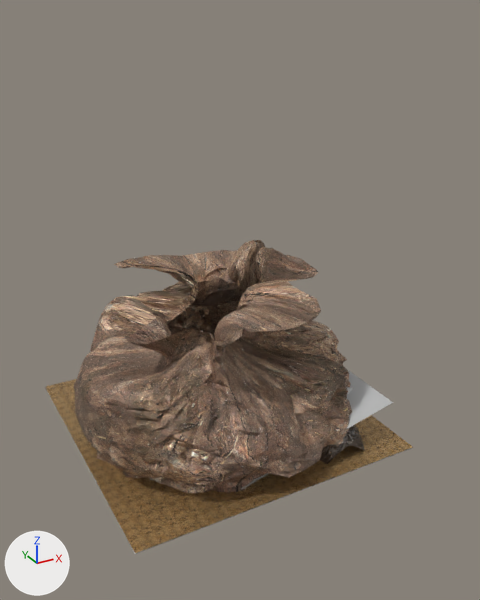
Two versions of the FBX model src/assets/demo.fbx, one commit apart.
Rendered twice from a 50 mm lens placed at (-2.76, -5.58, 4.1), pointed at (0.17, -0.26, 1.44). The lights are fixed; the arrows at lower left show +X, +Y and +Z. Where no turn or scale is listed for an object, it has been applied to the vertices.

Script lines for the objects in view, before the commit:
```python
ob_ground = bpy.data.objects.new('Ground', me_mesh_024)
ob_ground.location = (0.0, 0.0, 0.0)
ob_rock = bpy.data.objects.new('rock', me_mesh_022)
ob_rock.location = (0.53, -0.06, -0.05)
ob_wall1 = bpy.data.objects.new('Wall1', me_mesh_023)
ob_wall1.location = (0.0, 0.0, 0.71)
# also in view: 'pPlane1' at (0.53, 0.0, 0.22)
```
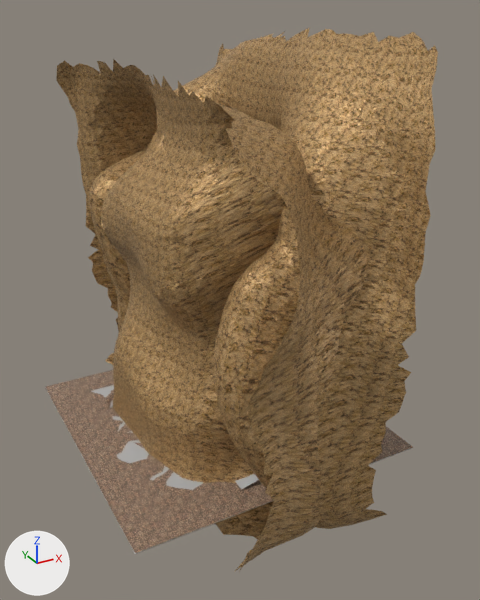
Where the change shows, as pixel boxes (x1, y1, x2, y2) in the pictures (480 x 600 px):
'pPlane2', added: after (56, 59, 367, 572)
'pPlane3', added: after (89, 28, 438, 529)
'Wall1', deleted: before (74, 240, 352, 493)
'Ground', recoloured: (45, 370, 412, 553) in both
'pPlane1', unchanged, covered by the edit: before (241, 370, 393, 489); after (235, 474, 259, 489)
'Ground1', unchanged, uncovered by the edit: before (48, 393, 413, 554); after (48, 385, 413, 554)

Diff of the bpy script that builds the scene:
```diff
--- a/src/assets/demo.fbx.py
+++ b/src/assets/demo.fbx.py
@@ img_rough_jpg_004 @@
+img_rough_jpg_004 = load_image('rough.jpg.004', 'textures/OrangeRock_19/rough.jpg', 1024, 1024, 'Non-Color')
@@ mat_orangerock_19 @@
 n2 = _N.new('ShaderNodeTexImage'); n2.name = 'Image Texture'
-n2.image = img_albedo_jpg_003
+n2.image = img_albedo_jpg_004
 n3 = _N.new('ShaderNodeTexImage'); n3.name = 'Image Texture.001'
-n3.image = img_rough_jpg_003
+n3.image = img_rough_jpg_004
 n4 = _N.new('ShaderNodeTexImage'); n4.name = 'Image Texture.002'
@@ mat_orangerock_19 @@
 n5 = _N.new('ShaderNodeTexImage'); n5.name = 'Image Texture.003'
-n5.image = img_normal_jpg_003
+n5.image = img_normal_jpg_004
 n6 = _N.new('ShaderNodeNormalMap'); n6.name = 'Normal Map'
@@ mat_browndirt_1 @@
+mat_browndirt_1 = bpy.data.materials.new('BrownDirt_1')
+# uses the picture img_albedo_jpg_003
+# uses the picture img_normal_jpg_003
+# uses the picture img_rough_jpg_003
@@ me_mesh_024 @@
 me_mesh_024.from_pydata(...)  # 518 vertices, 1023 faces; spans x -1.5..1.5, y -1.5..1.5, z -0.14..0.04
-me_mesh_024.materials.append(mat_mud_3)
+me_mesh_024.materials.append(mat_browndirt_1)
@@ me_mesh_025 @@
+me_mesh_025.from_pydata(...)  # 1905 vertices, 3654 faces; spans x -1.88..0.0, y -2.03..2.23, z -2.66..1.67
+me_mesh_025.materials.append(mat_orangerock_19)
@@ me_mesh_024_1 @@
+me_mesh_024_1.from_pydata(...)  # 1791 vertices, 3428 faces; spans x 0.0..1.88, y -2.23..2.03, z -2.66..1.38
+me_mesh_024_1.materials.append(mat_orangerock_19)
@@ ob_wall1 @@
-ob_wall1 = bpy.data.objects.new('Wall1', me_mesh_023)
-ob_wall1.location = (0.0, 0.0, 0.71)
@@ ob_pplane3 @@
+ob_pplane3 = bpy.data.objects.new('pPlane3', me_mesh_025)
+ob_pplane3.location = (1.1, 0.0, 2.27)
@@ ob_pplane2 @@
+ob_pplane2 = bpy.data.objects.new('pPlane2', me_mesh_024_1)
+ob_pplane2.location = (-0.97, 0.0, 2.27)
```
